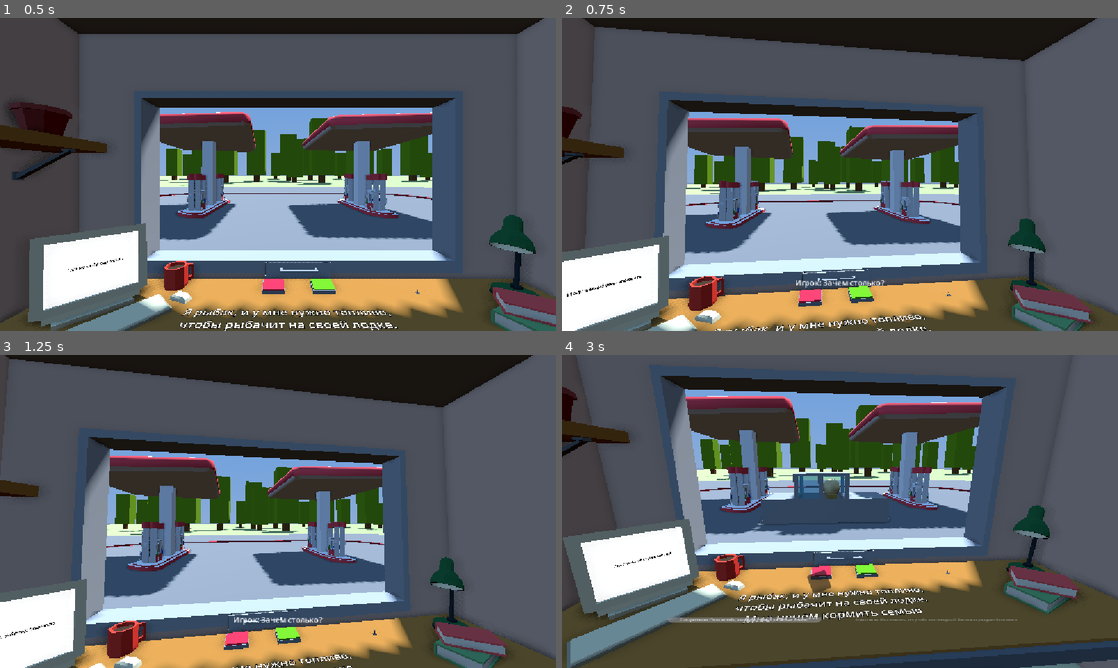
Above: before the commit, frames 1-4 (two rows, left to right).
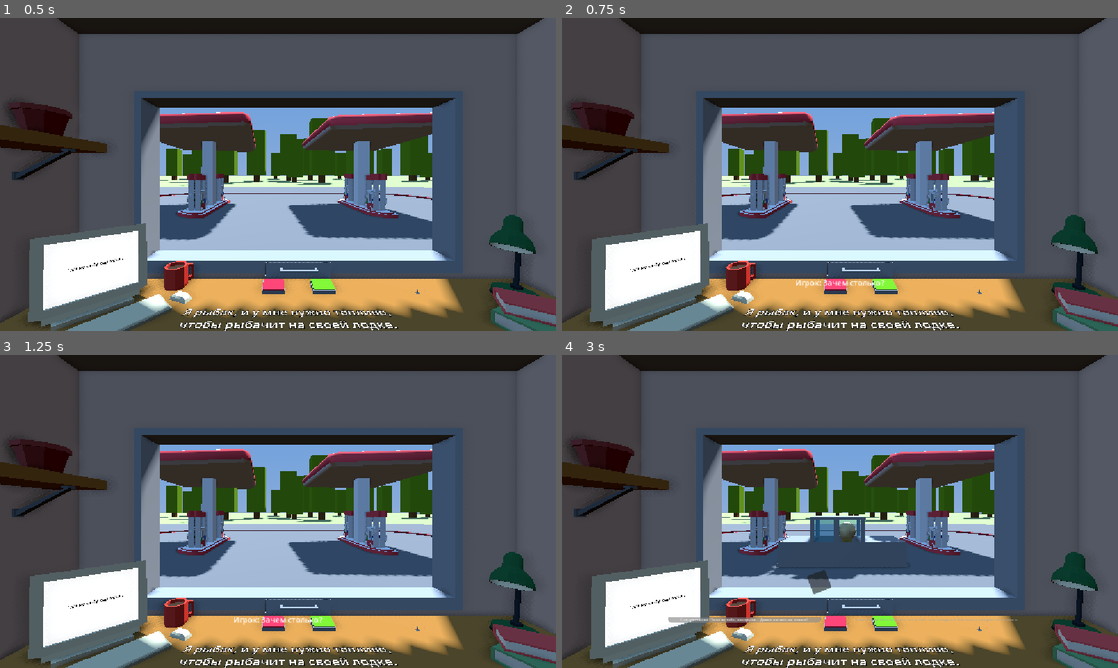
Above: after the commit, the same moments.

Repository: RolicsVin/AZS
Game: Godot game, scene res://scenes/game.tscn
Two runs of this game, one before a commit and one after it. Both use one fixed random seed, a clock stepped at 60 frames per second and the inputs below. This scene is started directly instead of the project's main scene.
Inputs (mouse positions are in pixels of both pictures, inside the frame that each line leads up to):
- Up to frame 1 (0.5 s): no input
- Up to frame 2 (0.75 s): tap Enter (ui_accept) at 0.5 s; move the mouse to (962, 158) at 0.52 s; hold Right (ui_right) from 0.53 s (still down); click (962, 158) at 0.6 s
- Up to frame 3 (1.25 s): keep holding Right (ui_right); tap Enter (ui_accept) at 0.77 s
- Up to frame 4 (3 s): move the mouse to (728, 527) at 1.27 s; release Right (ui_right) at 1.28 s; hold Down (ui_down) 1.28-2.03 s; click (728, 527) at 1.35 s; tap Enter (ui_accept) at 1.52 s; move the mouse to (895, 442) at 2.02 s; hold Right (ui_right) 2.03-2.78 s; click (895, 442) at 2.1 s; move the mouse to (812, 574) at 2.77 s; hold Up (ui_up) from 2.78 s (still down); click (812, 574) at 2.85 s

Frame 1 is identical in both runs. In frame 2, 48% of the frame differs, in the area x 0-100%, y 0-100%; in frame 3, 58%; in frame 4, 71%.
Error before the commit: Trying to assign value of type 'Node3D' to a variable of type 'buttons.gd'. (res://scenes/camera_3d_menu.gd:32)
Error after the commit: Invalid access to property or key 'camera_enabled' on a base object of type 'Node3D'. (res://scenes/camera_3d_menu.gd:71)

Commit message:
Fix camera manager type in menu camera

Diff:
--- a/scenes/camera_3d_menu.gd
+++ b/scenes/camera_3d_menu.gd
@@ -29,7 +29,7 @@
 var position_mode: bool = false
 
 # Если скрипт используется вне меню, узел Buttons может отсутствовать.
-@onready var button_manager: Button_manager = get_node_or_null("../Buttons")
+@onready var button_manager: Node = get_node_or_null("../Buttons")
 
 
 func _ready() -> void:
@@ -37,7 +37,7 @@
 
 
 func _input(event: InputEvent) -> void:
-	if is_instance_valid(button_manager) and not button_manager.camera_enabled:
+	if not _camera_input_enabled():
 		return
 
 	if event is InputEventMouseMotion:
@@ -134,3 +134,15 @@
 			target_rotation,
 			clampf(speed * delta, 0.0, 1.0)
 		)
+
+
+func _camera_input_enabled() -> bool:
+	if not is_instance_valid(button_manager):
+		return true
+
+	# Узел Buttons в этой сцене может быть обычным Node3D без менеджера.
+	for property in button_manager.get_property_list():
+		if property.name == "camera_enabled":
+			return button_manager.get("camera_enabled") == true
+
+	return true
